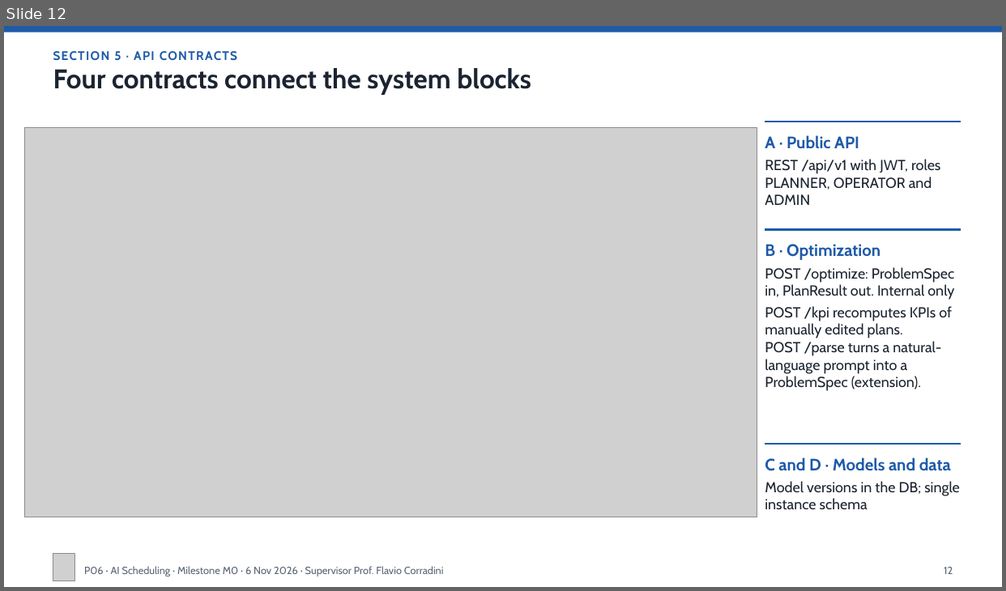
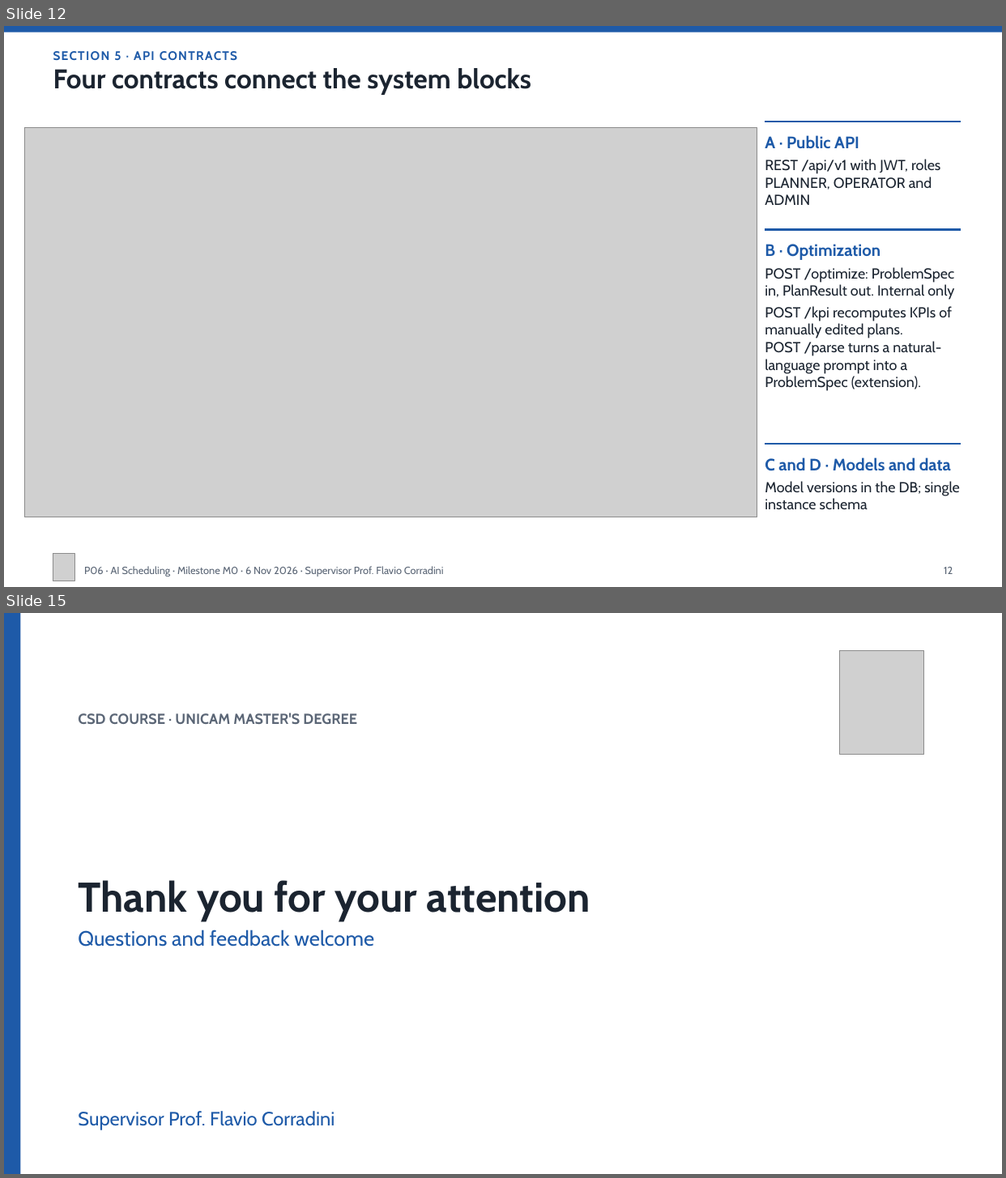
Before and after one commit to Pieruc/Scheduling, a slide deck: Presentazione/P06-6Nov-v1.pptx. Shown one above the other, each under a label of ours: slide 12 before the commit, slides 12 and 15 after it; the slides between them are not shown. The pictures are 1006x591 and 1006x1178 pixels, drawn with LibreOffice and Linux fonts; fonts in the diff are those of the drawing; grey boxes stand for pictures. Boxes give left, top, right and bottom in pixels: in the first picture for what was removed or moved away, otherwise in the second. Text is boxed around its words. In the diff, an @@ line names an element or a change of style, - is before the commit and + after.

```diff
--- a/Presentazione/P06-6Nov-v1.pptx
+++ b/Presentazione/P06-6Nov-v1.pptx
@@ slide 15 added at (4, 613, 1002, 1174), background #FFFFFF @@
@@ rectangle added at (4, 613, 20, 1174), fill #1E5AA8 @@
@@ picture added at (840, 650, 924, 755) @@
@@ text added at (78, 713, 357, 724), 14 pt, text #5B6676, bold @@
+CSD COURSE · UNICAM MASTER'S DEGREE
@@ title added at (78, 880, 590, 921), 40 pt, text #1B2430, bold @@
+Thank you for your attention
@@ subtitle added at (78, 930, 374, 947), 20 pt, text #1E5AA8 @@
+Questions and feedback welcome
@@ text added at (78, 1111, 334, 1131), 18.5 pt, text #1E5AA8 @@
+Supervisor Prof. Flavio Corradini
```
Also in this commit, not shown: 9 slides changed, 1 other file.
